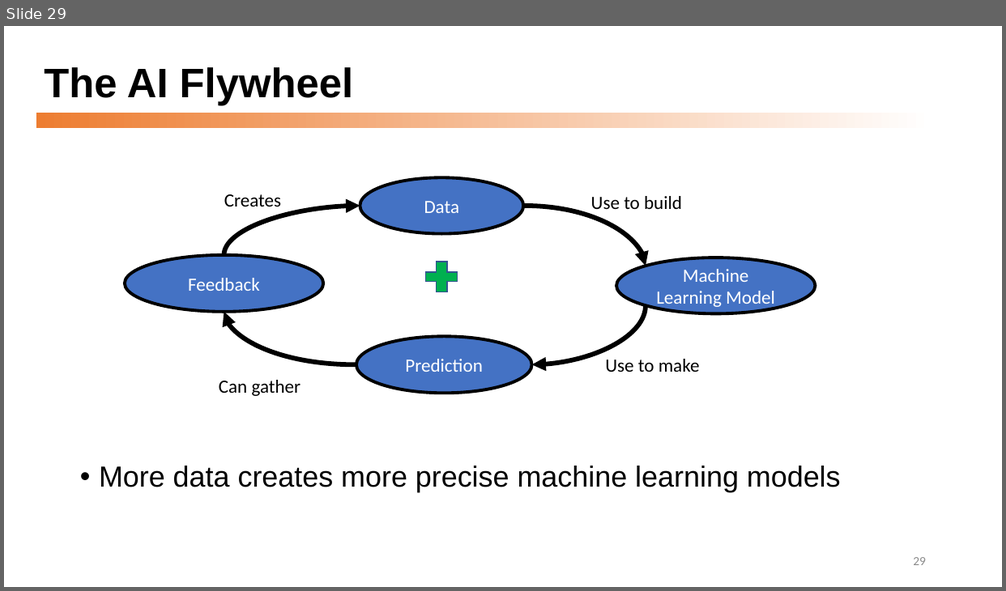
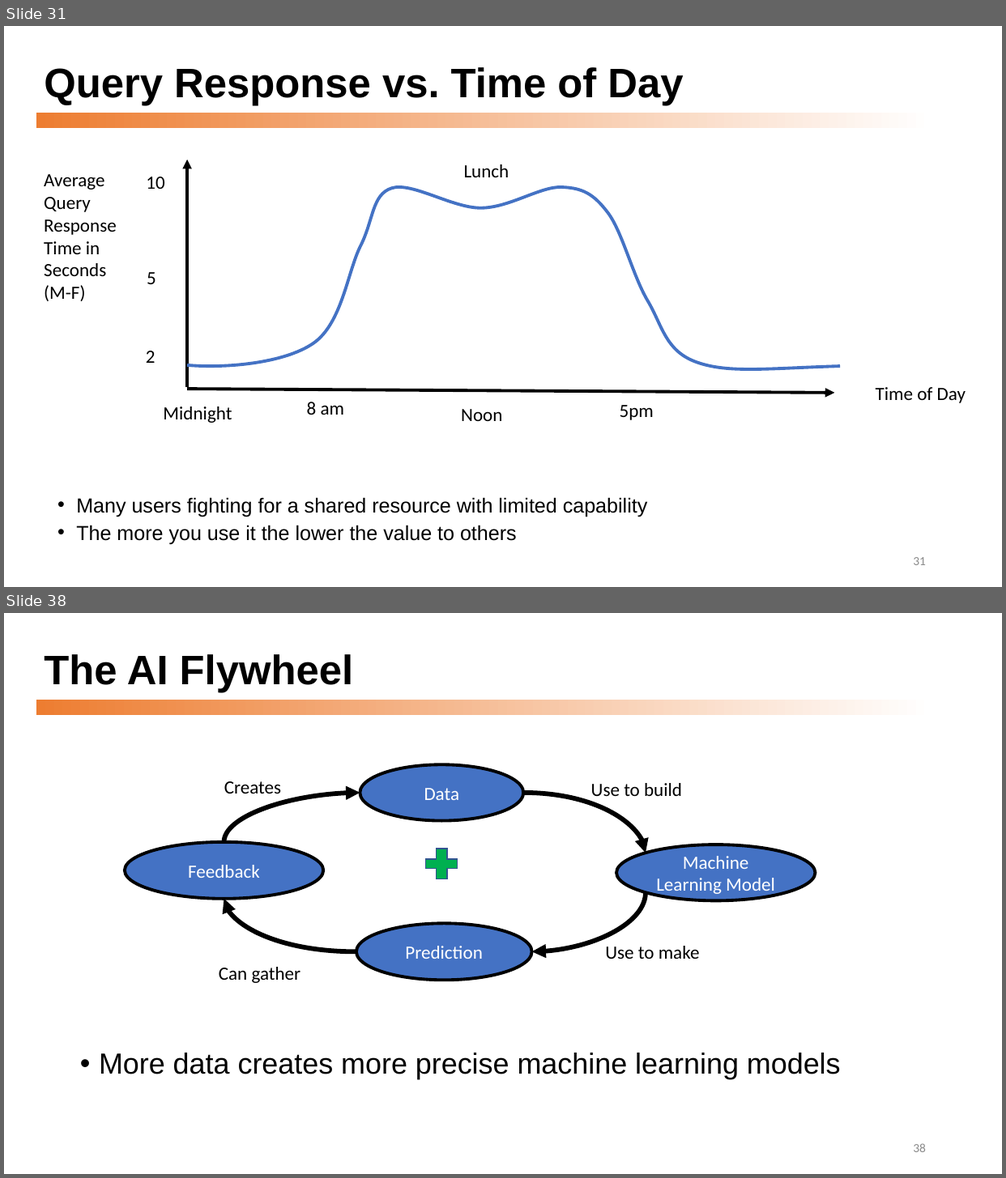
Before and after one commit to dmccreary/graph-systems-thinking, a slide deck: docs/presentations/Graph-Systems-Thinking-Half-Day-Workshop.pptx. Shown one above the other, each under a label of ours: slide 29 before the commit, slides 31 and 38 after it; the slides between them are not shown. The pictures are 1006x591 and 1006x1178 pixels, drawn with LibreOffice and Linux fonts; fonts in the diff are those of the drawing. Boxes give left, top, right and bottom in pixels: in the first picture for what was removed or moved away, otherwise in the second. Text is boxed around its words. In the diff, an @@ line names an element or a change of style, - is before the commit and + after.

```diff
--- a/docs/presentations/Graph-Systems-Thinking-Half-Day-Workshop.pptx
+++ b/docs/presentations/Graph-Systems-Thinking-Half-Day-Workshop.pptx
@@ slide 31 added at <box>4,26,1002,587</box>, background #FFFFFF; not listed: 1 template element that a slide beside it also shows @@
@@ title added at <box>44,67,683,105</box>, 39.6 pt, text #000000, bold @@
+Query Response vs. Time of Day
@@ arrow added from (187, 386) to (187, 160), #000000 3 pt @@
@@ text added at <box>464,165,509,177</box>, 18 pt, text #000000 @@
+Lunch
@@ text added at <box>44,174,117,301</box>, 18 pt, text #000000 @@
+Average
+Query
+Response
+Time in
+Seconds
+(M-F)
@@ text added at <box>146,177,164,189</box>, 18 pt, text #000000 @@
+10
@@ freeform shape added at <box>187,187,840,369</box>, outline #4472C4 3 pt @@
@@ text added at <box>147,272,156,284</box>, 18 pt, text #000000 @@
+5
@@ text added at <box>146,351,155,363</box>, 18 pt, text #000000 @@
+2
@@ arrow added from (187, 389) to (835, 393), #000000 3 pt @@
@@ text added at <box>876,387,965,403</box>, 18 pt, text #000000 @@
+Time of Day
@@ text added at <box>163,407,232,423</box>, 18 pt, text #000000 @@
+Midnight
@@ text added at <box>307,402,344,415</box>, 18 pt, text #000000 @@
+8 am
@@ text added at <box>461,409,502,421</box>, 18 pt, text #000000 @@
+Noon
@@ text added at <box>620,405,654,420</box>, 18 pt, text #000000 @@
+5pm
@@ text added at <box>76,497,648,545</box>, 19.6 pt, text #000000 @@
+• Many users fighting for a shared resource with limited capability
+• The more you use it the lower the value to others
@@ page number added at <box>913,557,926,565</box>, 12 pt, text #8C8C8C @@
+31
@@ what was slide 29 is now slide 38 @@
@@ page number at <box>913,1144,926,1152</box>: text changed @@
-29
+38
```
Also in this commit, not shown: 9 slides changed, 8 other slides added.
